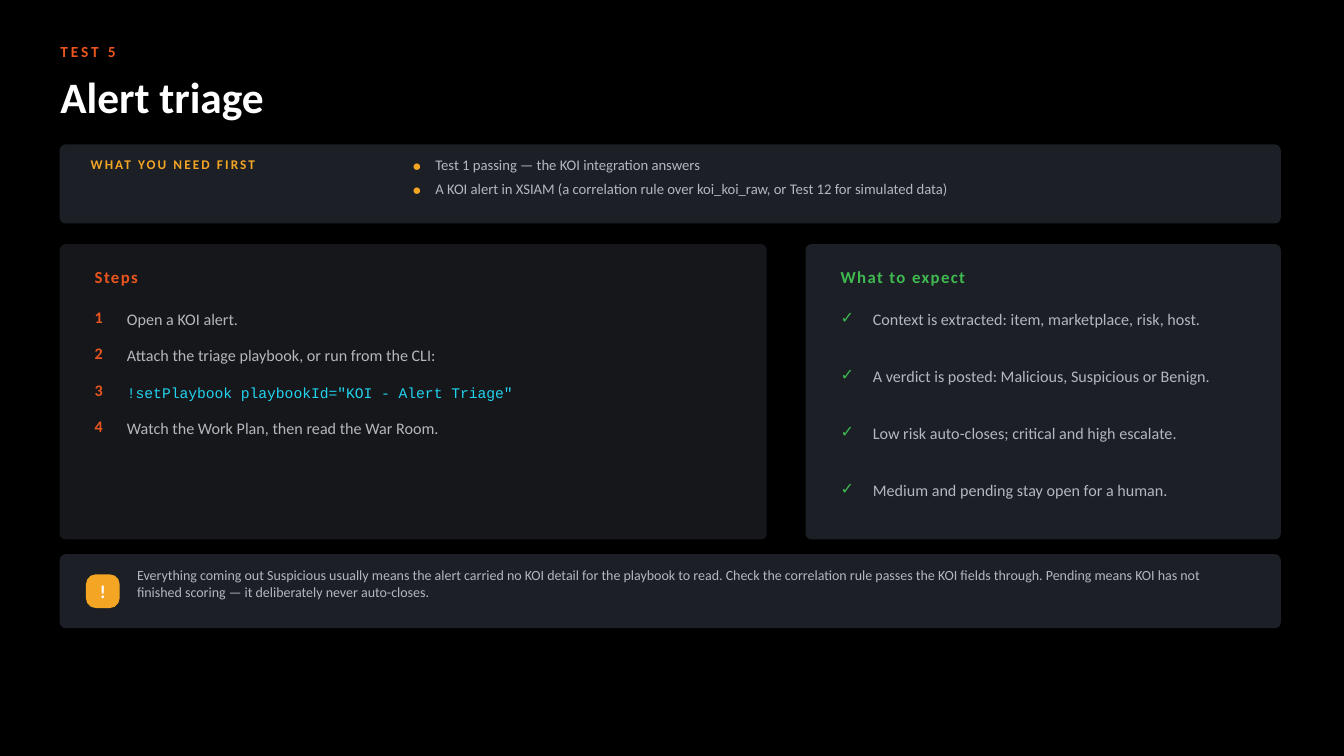
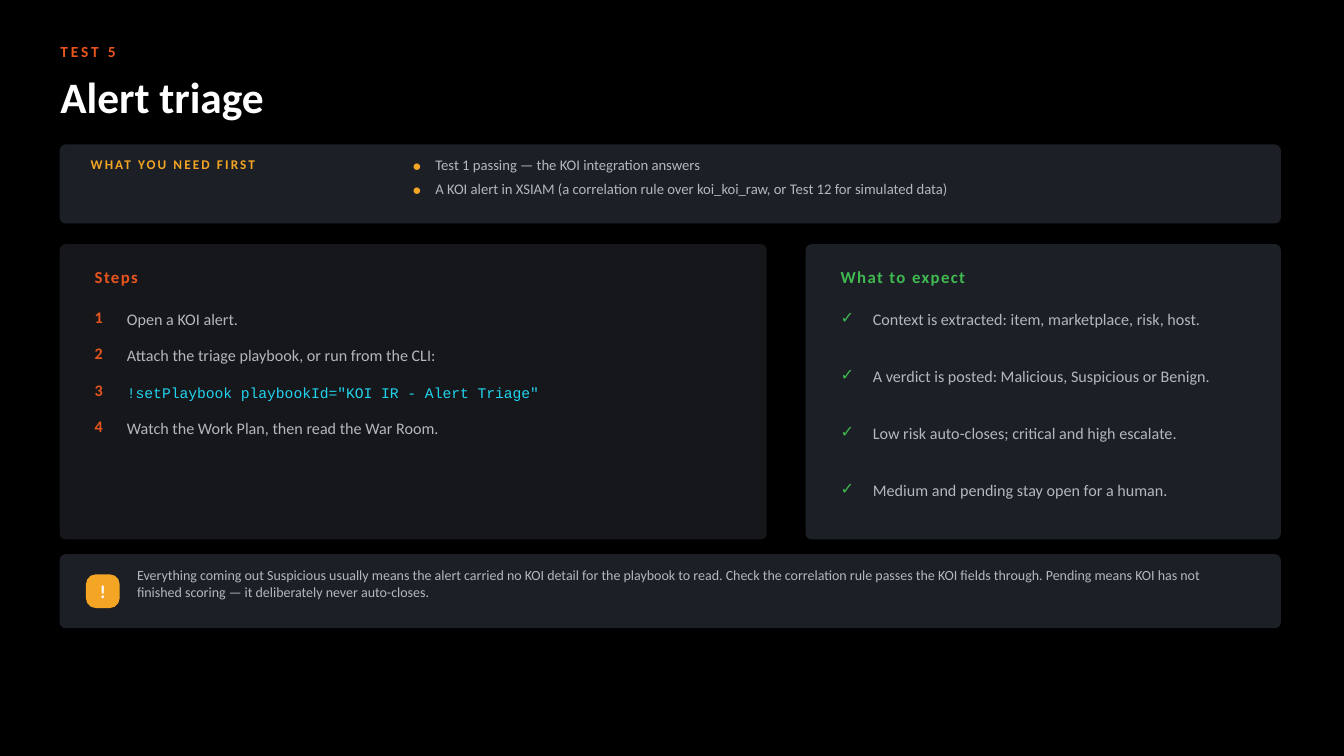
Before and after one commit to ayman-m/koi-xsiam-pack, a slide deck: slide 11 of docs/KOI_Content_Pack_Test_Guide.pptx. Drawn at 1344x756 pixels with LibreOffice and Linux fonts; fonts in the diff are those of the drawing. Boxes give left, top, right and bottom in pixels: in the first picture for what was removed or moved away, otherwise in the second. Text is boxed around its words. In the diff, an @@ line names an element or a change of style, - is before the commit and + after.

```diff
--- a/docs/KOI_Content_Pack_Test_Guide.pptx
+++ b/docs/KOI_Content_Pack_Test_Guide.pptx
@@ text at [127, 387, 539, 401]: text changed @@
-!setPlaybook playbookId="KOI - Alert Triage"
+!setPlaybook playbookId="KOI IR - Alert Triage"
```
Also in this commit, not shown: 5 other slides changed, 38 other files.
